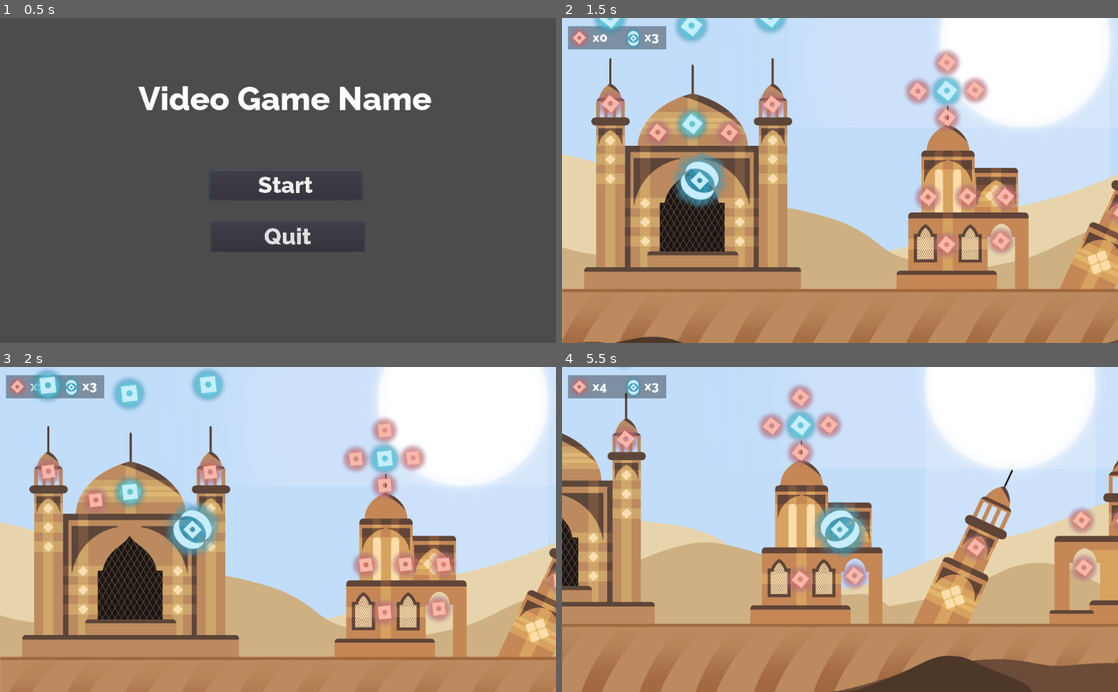
Above: before the commit, frames 1-4 (two rows, left to right).
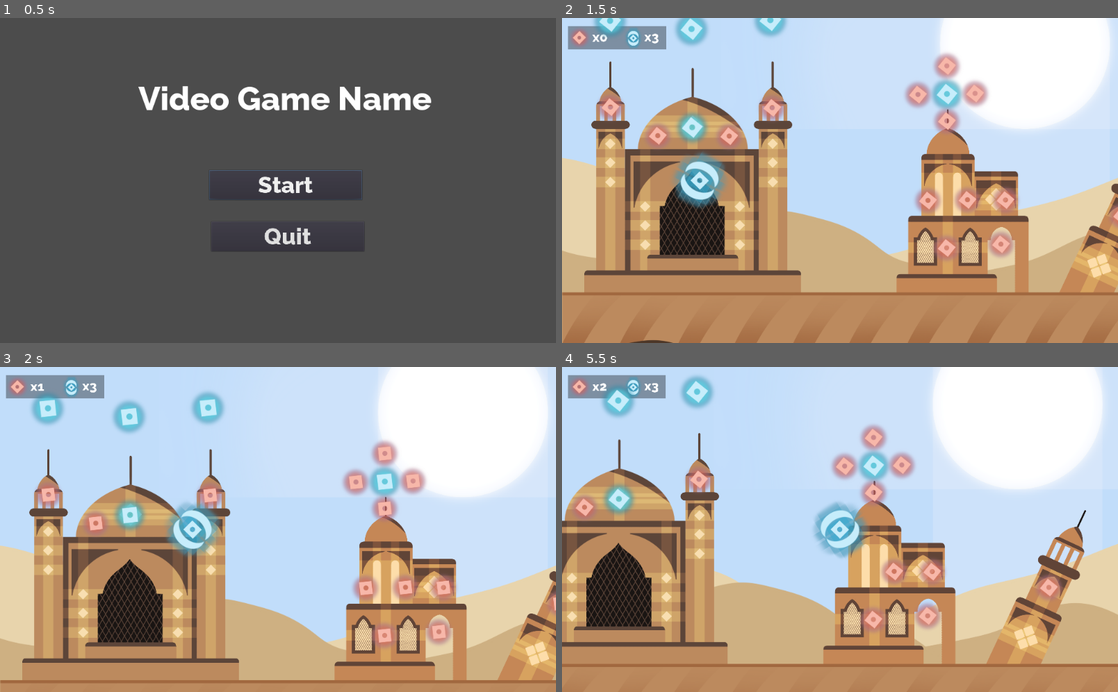
Above: after the commit, the same moments.

Repository: Craiky/csproject
Game: Godot game, scene res://Main Menu.tscn
The game is run twice, just before and just after one commit, with the same random seed, the same clock (stepped at 60 frames per second) and the same inputs.
Inputs:
- Up to frame 1 (0.5 s): no input
- Up to frame 2 (1.5 s): click "Start" at 0.5 s; hold Right (move_right) from 1.28 s (still down); hold Space (jump) from 1.28 s (still down)
- Up to frame 3 (2 s): keep holding Right (move_right); keep holding Space (jump)
- Up to frame 4 (5.5 s): release Space (jump) at 2.03 s; tap Space (jump) at 2.1, 2.27, 2.57, 3.6, 3.77, 4.07, 5.1, 5.27 s; release Right (move_right) at 2.78 s; hold Left (move_left) 2.78-3.53 s; hold Space (jump) 2.78-3.53 s; hold Right (move_right) 3.53-5.03 s; hold Space (jump) 4.28-5.03 s; hold Left (move_left) from 5.03 s (still down)

Frame 1 is identical in both runs. In frame 2, 14% of the frame differs, in the area x 0-100%, y 0-100%; in frame 3, 33%; in frame 4, 53%.

Commit message:
loading page

Diff:
--- a/Scripts/Player.gd
+++ b/Scripts/Player.gd
@@ -1,9 +1,9 @@
 extends KinematicBody2D
 
-const gravity = 50
+const gravity = 45
 const acceleration = 30
 const maxSpeed = 800
-const jumpHeight = -1500
+const jumpHeight = -1550
 
 var canJump = true;
 var jumpWasPressed = false;
Binary file added: Untitled_Artwork 10.png
Not shown, added: Untitled_Artwork 10.png.import
